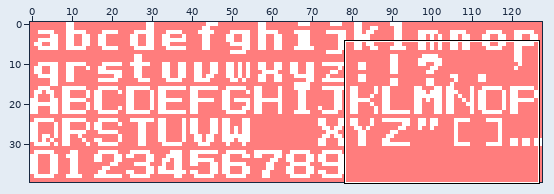
Pixel-art file -- dynami-tracer-gen/src/main/resources/images/small/small.aseprite. Above, an overview of the earlier version with the close-up marked.
Close-up. Earlier state:
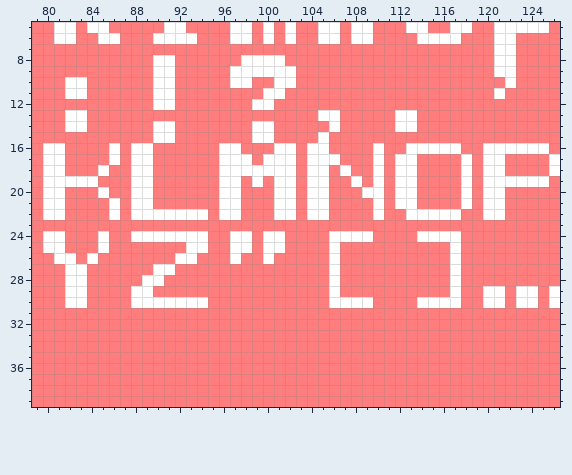
128x40 pixels, 1 frame. Shown: x 79..126, y 5..39.
The same view after the edit:
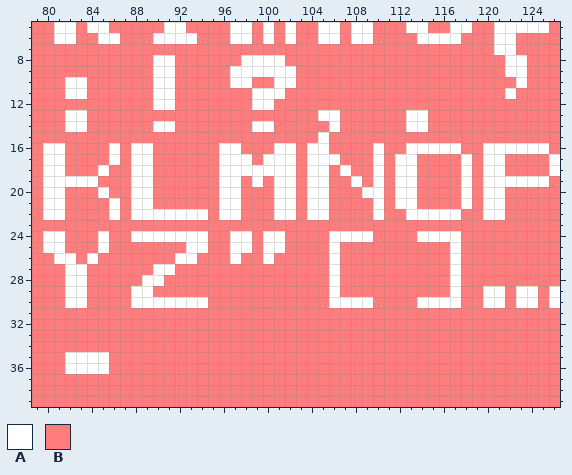
Palette (. is transparent): A #ffffff  B #ff7d7d
Difference:
Layers "uppercase", "lowercase":
y 8..9: x 121 A -> B; x 123 B -> A
y 10: x 122..123 AB -> BA
y 11: x 99 B -> A; x 121..122 AB -> BA
y 13..14: x 112 A -> B; x 114 B -> A
y 15: x 90..91 AA -> BB; x 99..100 AA -> BB
y 35..36: x 82..85 BBBB -> AAAA
Boxes around the changes in both close-ups, in picture pixels (x1, y1, x2, y2):
changed: (494, 55, 527, 99)
changed: (252, 88, 274, 143)
changed: (395, 110, 428, 132)
changed: (153, 132, 175, 143)
changed: (65, 352, 109, 374)
